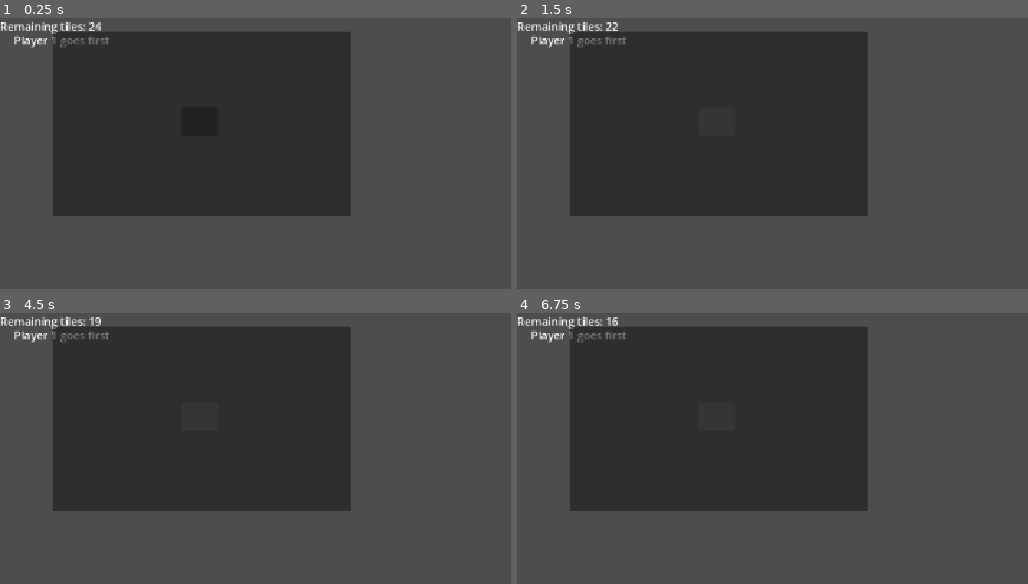
Above: before the commit, frames 1-4 (two rows, left to right).
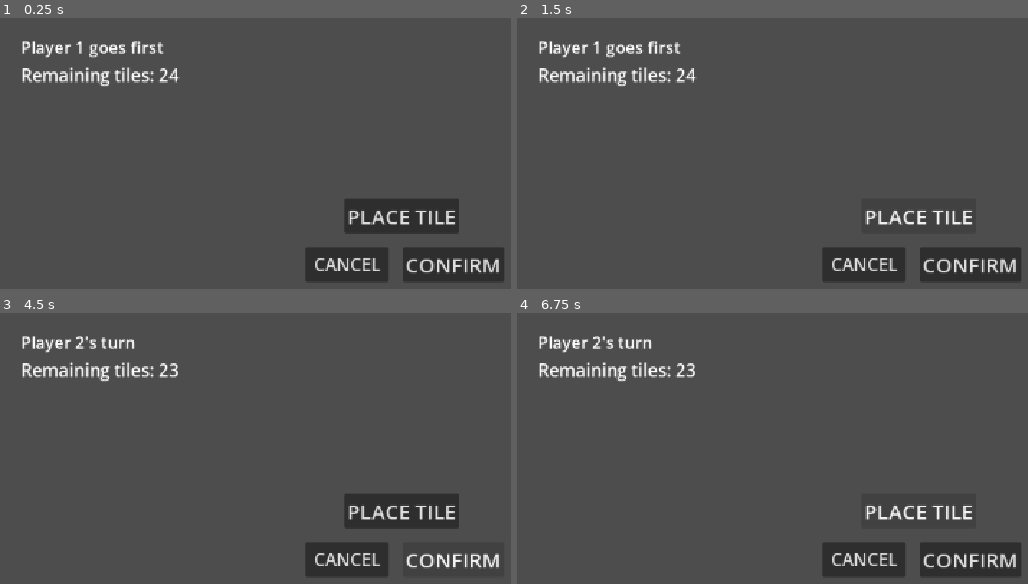
Above: after the commit, the same moments.

Repository: NguyenDucAnh20235585/monorail-godot
Game: Godot game, scene res://main.tscn
Same seed, same stepped clock (60 frames per second), same inputs: the game is played once before the commit and once after it.
Inputs (mouse positions are in pixels of both pictures, inside the frame that each line leads up to; where the layout moved, square brackets give the same spot in the first picture):
- Up to frame 1 (0.25 s): no input
- Up to frame 2 (1.5 s): click (971, 264) [716, 123] at 0.5 s; click (920, 215) [716, 120] at 1.25 s
- Up to frame 3 (4.5 s): click (347, 559) at 2 s, where only the run after the commit has a clickable "CANCEL"; click (454, 559) [199, 418] at 2.75 s; click (403, 510) [199, 415] at 3.5 s; click (454, 559) [199, 418] at 4.25 s
- Up to frame 4 (6.75 s): click (920, 510) [716, 415] at 5 s; tap Enter at 5.75 s; tap Space at 6.5 s

The runs differ from the first frame. In frame 1, 47% of the frame differs, in the area x 0-99%, y 1-98%; in frame 2, 44%; in frame 3, 44%; in frame 4, 44%.

Commit message:
feat: add pending move and turn flow - anh.nd

Diff:
--- a/main.gd
+++ b/main.gd
@@ -1,6 +1,8 @@
 extends Node
 
 var game_state: GameState
+
+var pending_move: Dictionary
 
 var players = {
 	0: {
@@ -16,6 +18,8 @@
 func _ready():
 	game_state = RulesEngine.create_initial_state()
 
+	reset_pending_move()
+
 	print("Board: ", game_state.board)
 	print("Current player: ", game_state.current_player)
 	print("Remaining tiles: ", game_state.remaining_tiles)
@@ -25,23 +29,54 @@
 	$TurnLabel.text = players[game_state.current_player]["name"] + " goes first"
 	$RemainingTilesLabel.text = "Remaining tiles: %d" % game_state.remaining_tiles
 
+func _on_button_pressed():
+	confirm_pending_move()
 
-func _on_button_pressed():
-	if game_state.current_player == 0:
-		game_state.current_player = 1
-	else:
-		game_state.current_player = 0
+func _on_place_tile_button_pressed():
+	if pending_move["tiles"].size() >= 3:
+		print("Pending move already has 3 tiles")
+		return
 
+	var next_x = game_state.board.size() + pending_move["tiles"].size()
+
+	pending_move["tiles"].append({
+		"position": Vector2i(next_x, 0),
+		"type": MonoTile.TileType.STRAIGHT,
+		"rotation": 1
+	})
+
+func update_hud():
+	$TurnLabel.text = players[game_state.current_player]["name"] + "'s turn"
+	$RemainingTilesLabel.text = "Remaining tiles: %d" % game_state.remaining_tiles
+
+func reset_pending_move():
+	pending_move = {
+		"player_id": game_state.current_player,
+		"tiles": []
+	}
+
+func confirm_pending_move():
+	if pending_move["tiles"].is_empty():
+		print("No pending tiles to confirm")
+		return
+
+	RulesEngine.apply_move(game_state, pending_move)
+	RulesEngine.end_turn(game_state)
+
+	reset_pending_move()
+	update_hud()
+
+	print("Move confirmed")
+	print("Remaining tiles: ", game_state.remaining_tiles)
 	print("Current player: ", game_state.current_player)
 
-	$TurnLabel.text = players[game_state.current_player]["name"] + "'s turn"
+func cancel_pending_move():
+	if pending_move["tiles"].is_empty():
+		print("No pending tiles to cancel")
+		return
 
+	reset_pending_move()
+	print("Pending move cancelled")
 
-func _on_place_tile_button_pressed():
-	if game_state.remaining_tiles > 0:
-		game_state.remaining_tiles -= 1
-
-	$RemainingTilesLabel.text = "Remaining tiles: %d" % game_state.remaining_tiles
-
-	if game_state.remaining_tiles == 0:
-		$TurnLabel.text = "No tiles left"
+func _on_cancel_button_pressed() -> void:
+	cancel_pending_move()
--- a/main.tscn
+++ b/main.tscn
@@ -6,32 +6,52 @@
 script = ExtResource("1_ig7tw")
 
 [node name="TurnLabel" type="Label" parent="." unique_id=564717392]
-offset_left = 20.0
-offset_top = 20.0
-offset_right = 21.0
-offset_bottom = 43.0
+offset_left = 30.0
+offset_top = 25.0
+offset_right = 31.0
+offset_bottom = 48.0
+theme_override_font_sizes/font_size = 24
 
 [node name="RemainingTilesLabel" type="Label" parent="." unique_id=1375934370]
-offset_right = 80.0
-offset_bottom = 80.0
+offset_left = 30.0
+offset_top = 65.0
+offset_right = 110.0
+offset_bottom = 145.0
+theme_override_font_sizes/font_size = 25
 
-[node name="Button" type="Button" parent="." unique_id=1635529809]
-custom_minimum_size = Vector2(200, 60)
+[node name="ConfirmButton" type="Button" parent="." unique_id=1635529809]
+custom_minimum_size = Vector2(140, 50)
 anchors_preset = -1
 anchor_left = -0.046000004
 anchor_top = -0.033
 anchor_right = 0.053000003
 anchor_bottom = 0.071
-offset_left = 128.992
-offset_top = 41.384003
-offset_right = 443.944
-offset_bottom = 239.992
+offset_left = 632.992
+offset_top = 351.384
+offset_right = 664.944
+offset_bottom = 333.992
+theme_override_font_sizes/font_size = 30
+text = "CONFIRM
+"
 
 [node name="PlaceTileButton" type="Button" parent="." unique_id=1806819512]
-offset_left = 261.0
-offset_top = 129.0
-offset_right = 314.0
-offset_bottom = 170.0
+custom_minimum_size = Vector2(160, 50)
+offset_left = 496.0
+offset_top = 260.0
+offset_right = 661.0
+offset_bottom = 310.0
+theme_override_font_sizes/font_size = 30
+text = "PLACE TILE"
 
-[connection signal="pressed" from="Button" to="." method="_on_button_pressed"]
+[node name="CancelButton" type="Button" parent="." unique_id=547421458]
+custom_minimum_size = Vector2(120, 50)
+offset_left = 440.0
+offset_top = 330.0
+offset_right = 560.0
+offset_bottom = 380.0
+theme_override_font_sizes/font_size = 25
+text = "CANCEL"
+
+[connection signal="pressed" from="ConfirmButton" to="." method="_on_button_pressed"]
 [connection signal="pressed" from="PlaceTileButton" to="." method="_on_place_tile_button_pressed"]
+[connection signal="pressed" from="CancelButton" to="." method="_on_cancel_button_pressed"]
--- a/scripts/core/game_state.gd/rules_engine.gd
+++ b/scripts/core/game_state.gd/rules_engine.gd
@@ -41,3 +41,9 @@
 		}
 
 	state.remaining_tiles -= tiles.size()
+
+static func end_turn(state: GameState) -> void:
+	if state.current_player == 0:
+		state.current_player = 1
+	else:
+		state.current_player = 0
